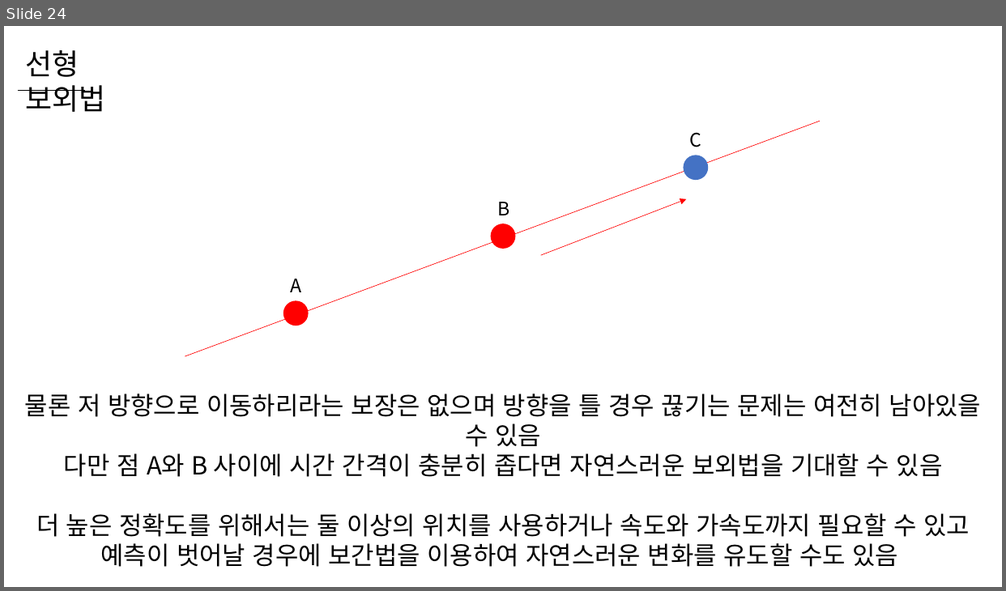
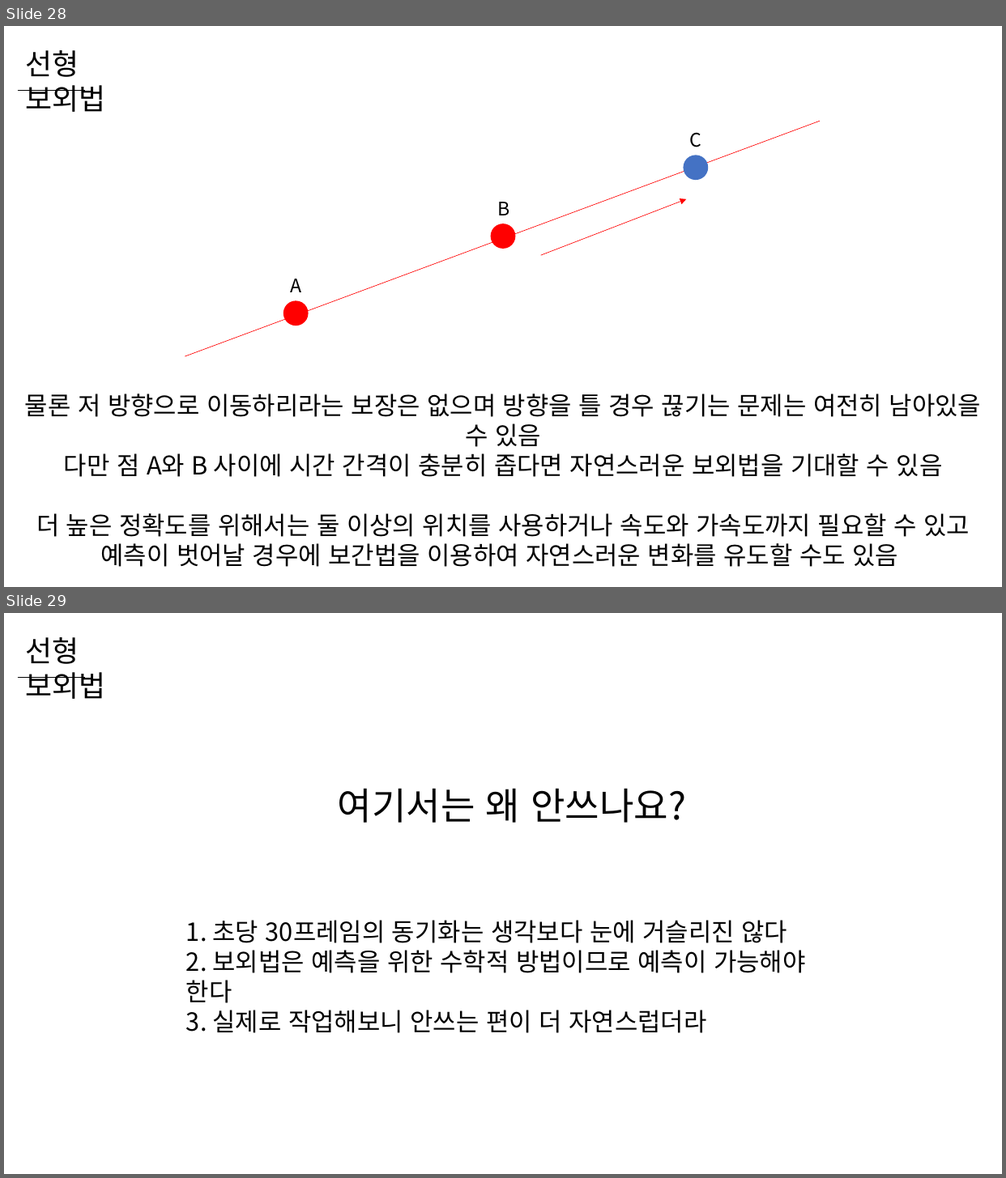
Before and after one commit to WooLyung/2023-Unity-Lecture, a slide deck: Day 3.pptx. Shown one above the other, each under a label of ours: slide 24 before the commit, slides 28 and 29 after it. The pictures are 1006x591 and 1006x1178 pixels, drawn with LibreOffice and Linux fonts; fonts in the diff are those of the drawing. Boxes give left, top, right and bottom in pixels: in the first picture for what was removed or moved away, otherwise in the second. Text is boxed around its words. In the diff, an @@ line names an element or a change of style, - is before the commit and + after.

```diff
--- a/Day 3.pptx
+++ b/Day 3.pptx
@@ slide 29 added at (x1=4, y1=613, x2=1002, y2=1174), background #FFFFFF @@
@@ text added at (x1=25, y1=637, x2=105, y2=699), 28 pt, text #000000 @@
+선형 보외법
@@ line added from (19, 677) to (85, 677), #000000 0.5 pt @@
@@ text added at (x1=338, y1=788, x2=686, y2=823), 36 pt, text #000000 @@
+여기서는 왜 안쓰나요?
@@ text added at (x1=186, y1=920, x2=805, y2=1033), 24 pt, text #000000 @@
+1. 초당 30프레임의 동기화는 생각보다 눈에 거슬리진 않다
+2. 보외법은 예측을 위한 수학적 방법이므로 예측이 가능해야 한다
+3. 실제로 작업해보니 안쓰는 편이 더 자연스럽더라
@@ what was slide 24 is now slide 28 @@
```
Also in this commit, not shown: 3 slides changed, 29 other slides added, 10 other files.
